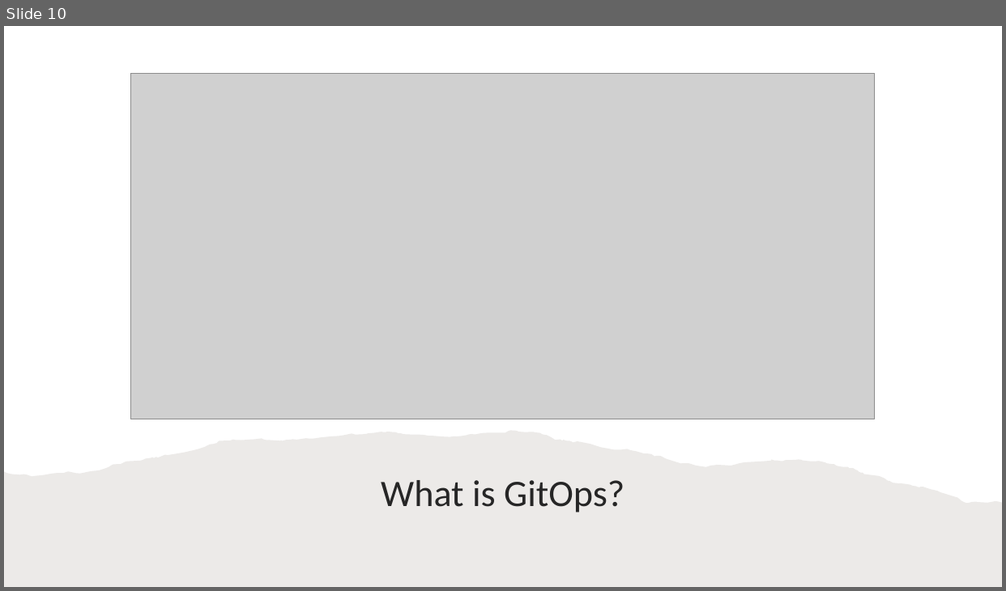
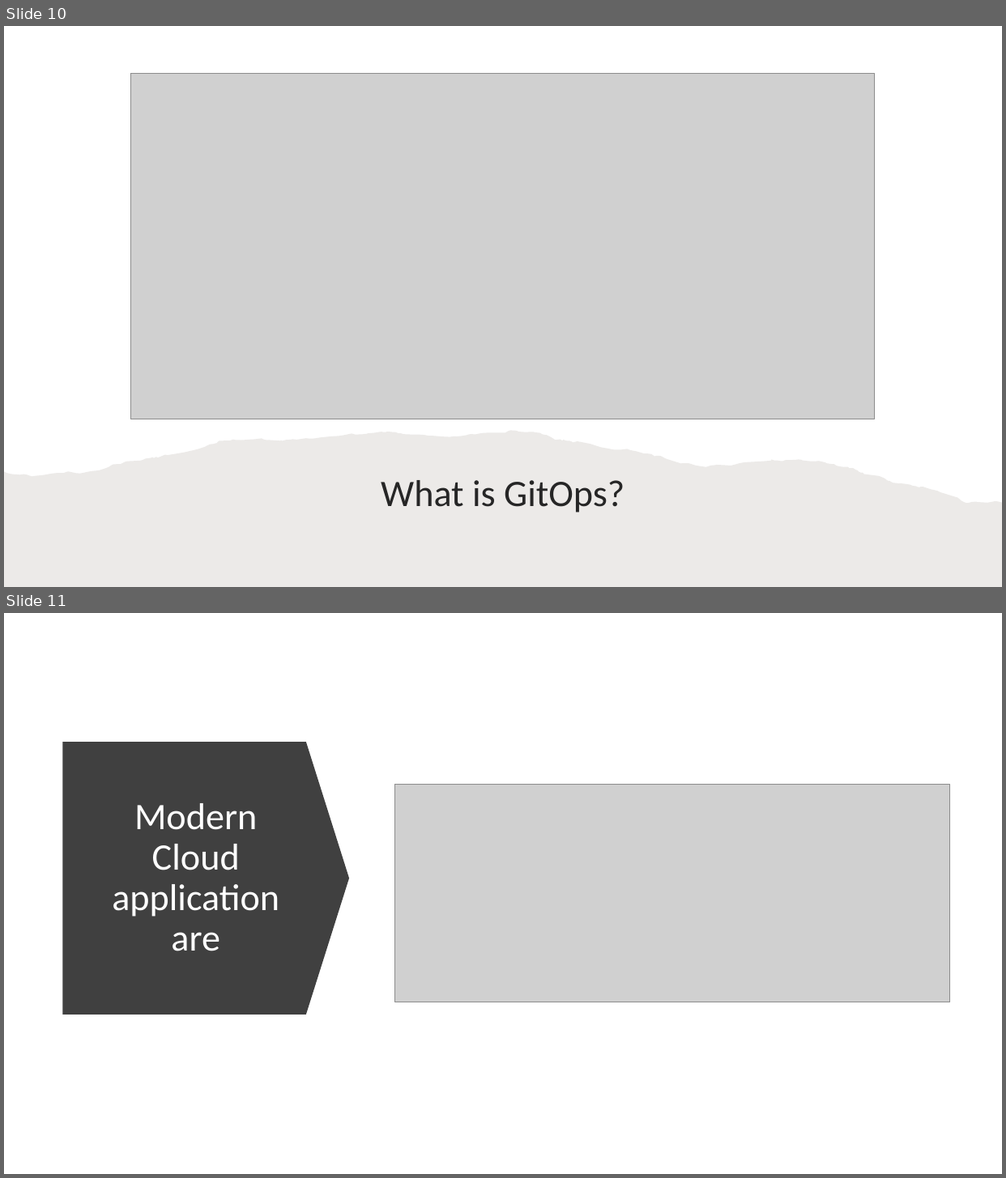
Before and after one commit to IlyaChakun/aws-iba-courses, a slide deck: lecture-materials/0_architect_related/CloudNative_vs_CloudAgnostic/cloudNative_vs_CloudAgnostic.pptx. Shown one above the other, each under a label of ours: slide 10 before the commit, slides 10 and 11 after it. The pictures are 1006x591 and 1006x1178 pixels, drawn with LibreOffice and Linux fonts; fonts in the diff are those of the drawing; grey boxes stand for pictures. Boxes give left, top, right and bottom in pixels: in the first picture for what was removed or moved away, otherwise in the second. Text is boxed around its words. In the diff, an @@ line names an element or a change of style, - is before the commit and + after.

```diff
--- a/lecture-materials/0_architect_related/CloudNative_vs_CloudAgnostic/cloudNative_vs_CloudAgnostic.pptx
+++ b/lecture-materials/0_architect_related/CloudNative_vs_CloudAgnostic/cloudNative_vs_CloudAgnostic.pptx
@@ slide 11 added at <box>4,613,1002,1174</box>, background #FFFFFF @@
@@ down arrow added at <box>63,742,350,1015</box>, fill #404040 @@
@@ title added at <box>112,803,279,952</box>, 36 pt, text #FFFFFF @@
+Modern Cloud application are
@@ picture added at <box>394,785,950,1003</box> @@
```
Also in this commit, not shown: 6 other files.
